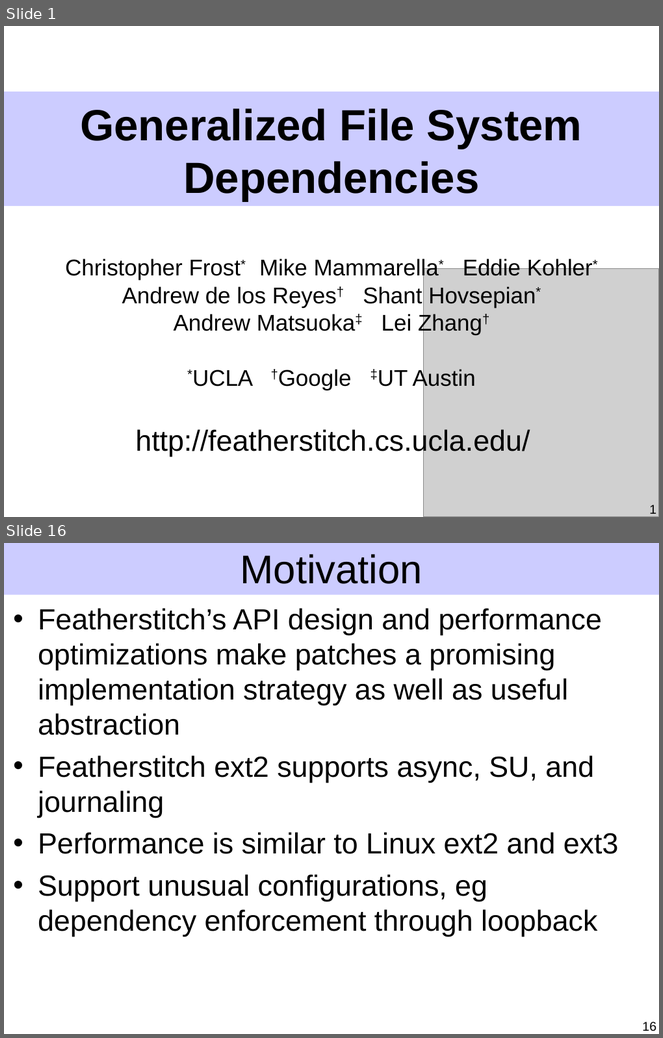
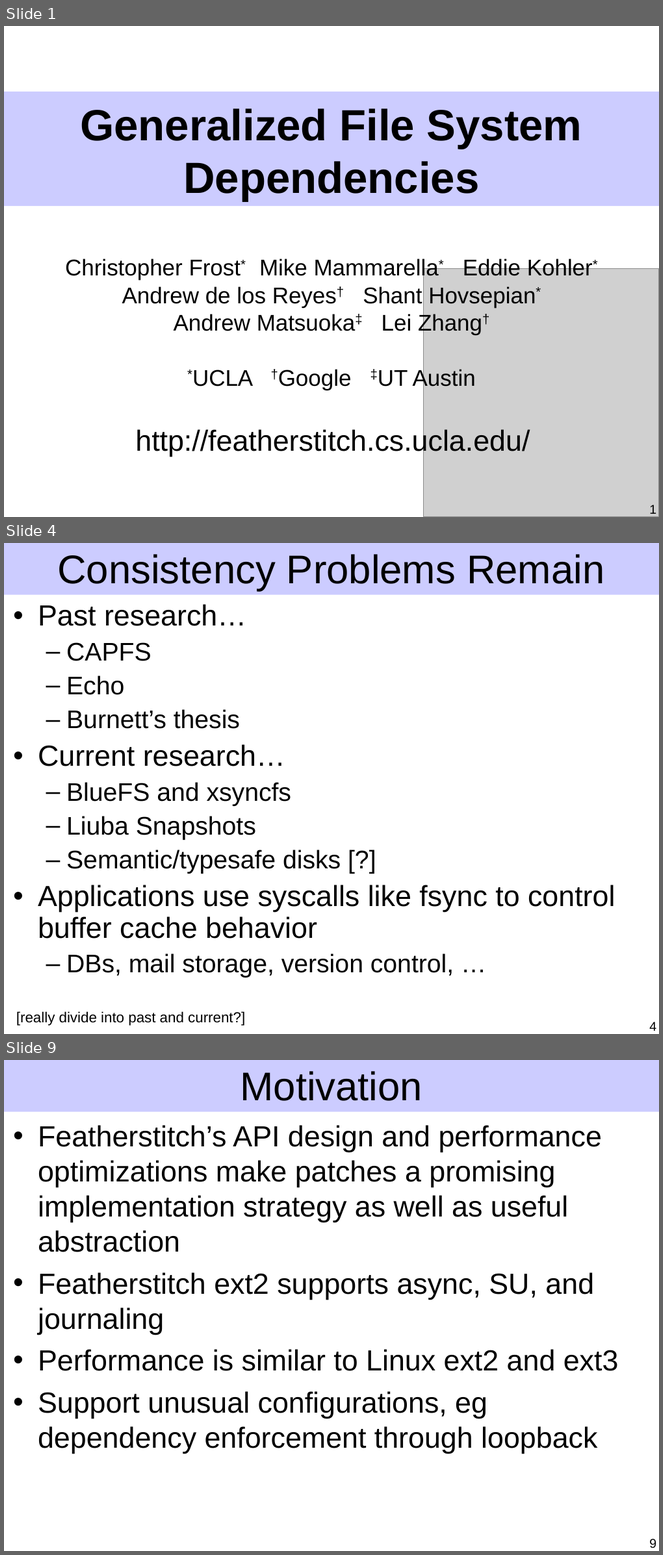
Before and after one commit to ucla-readable/fstitch-doc, a slide deck: sosp/pres.ppt. Shown one above the other, each under a label of ours: slides 1 and 16 before the commit, slides 1, 4 and 9 after it; the slides between them are not shown. The pictures are 663x1038 and 663x1555 pixels, drawn with LibreOffice and Linux fonts; fonts in the diff are those of the drawing; grey boxes stand for pictures. Boxes give left, top, right and bottom in pixels: in the first picture for what was removed or moved away, otherwise in the second. Text is boxed around its words. In the diff, an @@ line names an element or a change of style, - is before the commit and + after.

```diff
--- a/sosp/pres.ppt
+++ b/sosp/pres.ppt
@@ slide 4 added at (4,543,659,1034), background #FFFFFF; not listed: 1 template element that a slide beside it also shows @@
@@ title added at (58,554,605,591), 44 pt, text #000000 @@
+Consistency Problems Remain
@@ text added at (38,604,615,978), 28 pt, text #000000 @@
+• Past research…
+  – CAPFS
+  – Echo
+  – Burnett’s thesis
+• Current research…
+  – BlueFS and xsyncfs
+  – Liuba Snapshots
+  – Semantic/typesafe disks [?]
+• Applications use syscalls like fsync to control buffer cache behavior
+  – DBs, mail storage, version control, …
@@ text added at (16,1012,245,1026), 16 pt, text #000000 @@
+[really divide into past and current?]
@@ page number added at (649,1022,657,1031), 14 pt, text #000000 @@
+4
@@ what was slide 16 is now slide 9 @@
@@ page number at (649,1539,657,1549): text changed @@
-16
+9
```
Also in this commit, not shown: 5 slides changed, 4 other slides added, 12 slides removed.
